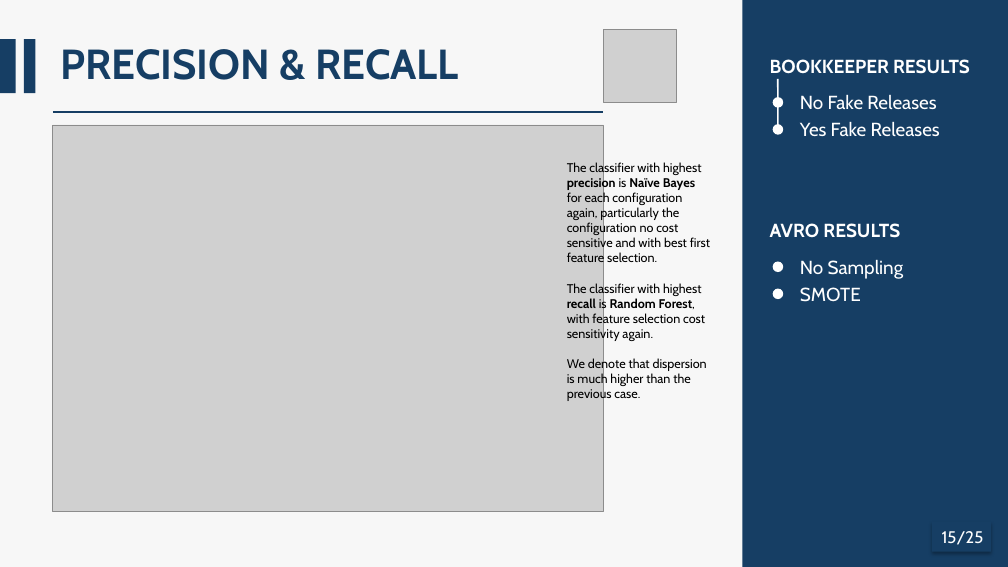
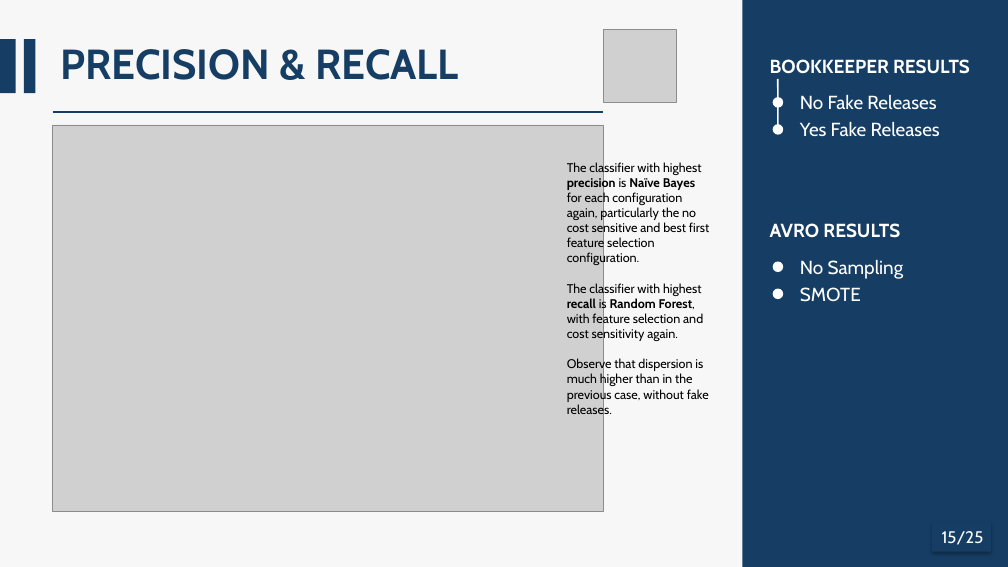
Before and after one commit to AlessandroFinocchi/ISW2_Metrics_Proj, a slide deck: slide 15 of docs/ISW2_Presentation.pptm. Drawn at 1008x567 pixels with LibreOffice and Linux fonts; fonts in the diff are those of the drawing; grey boxes stand for pictures. Boxes give left, top, right and bottom in pixels: in the first picture for what was removed or moved away, otherwise in the second. Text is boxed around its words. In the diff, an @@ line names an element or a change of style, - is before the commit and + after.

```diff
--- a/docs/ISW2_Presentation.pptm
+++ b/docs/ISW2_Presentation.pptm
@@ text at (567,161,709,417): text changed @@
-The classifier with highest precision is Naïve Bayes for each configuration again, particularly the configuration no cost sensitive and with best first feature selection.
-The classifier with highest recall is Random Forest, with feature selection cost sensitivity again.
-We denote that dispersion is much higher than the previous case.
+The classifier with highest precision is Naïve Bayes for each configuration again, particularly the no cost sensitive and best first feature selection configuration.
+The classifier with highest recall is Random Forest, with feature selection and cost sensitivity again.
+Observe that dispersion is much higher than in the previous case, without fake releases.
```
Also in this commit, not shown: 13 other slides changed.
